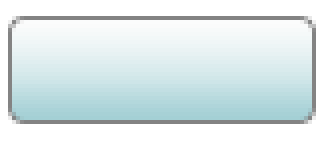
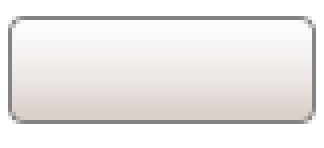
Layered file, before and after one edit (324 × 148). Changes by layer:
pixels changed over [12, 28, 312, 120] (layer not identified)
